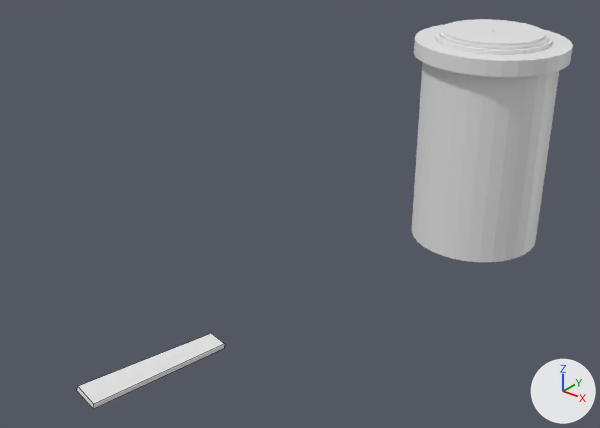
An edit to the Blender file Blender/AstronomersBar/AstronomersBar.blend, drawn before and after from the same camera.
One viewpoint serves both versions: a camera (50 mm lens) standing at (24.6, -51.6, 28.5) and looking at (-6.9, -12.2, 4.1). The axes (+X, +Y, +Z) are drawn at lower right. The lights are the same throughout. The first picture is the older version. Mesh edges are drawn as thin lines on the coarser meshes.
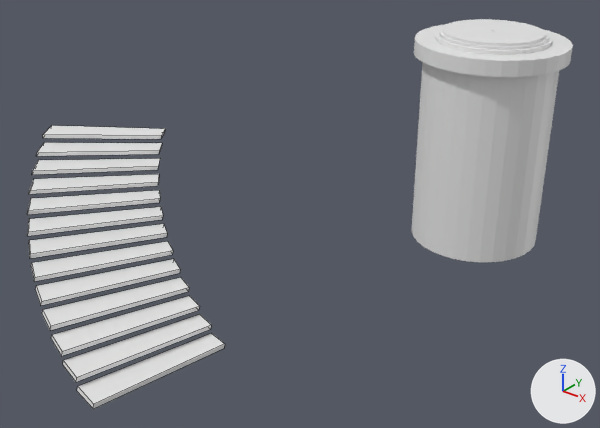
What differs and where, as boxes [x1, y1, x2, y2] in the pictures (600 x 428 px):
'Circle', reshaped, modifiers changed, rescaled (34% wider, 270% taller): before [77, 333, 225, 409]; after [27, 125, 225, 409]

Edits to the bpy script that builds the scene:
```text
Change me_circle_005:
    used by ob_circle; location = (0.0, 0.0, 0.0); scale = (-103.0, -103.0, -103.0)
    remove me_circle_005.from_pydata(...)  # 8 vertices, 6 faces; spans x 0.0414..0.0758, y 0.2147..0.2994, z -0.0027..0.0
    add me_circle_005.from_pydata(...)  # 8 vertices, 6 faces; spans x -7.8272..-4.2759, y -30.916..-22.1661, z 0.0..0.2773
    me_circle_005 part 1
    me_circle_005.vertices[0].co: (0.0758, 0.2952, 0.0) -> (-7.8272, -30.4847, 0.0)  # pixel (76, 390)
    me_circle_005.vertices[1].co: (0.0571, 0.2994, 0.0) -> (-5.8976, -30.916, 0.0)  # pixel (93, 408)
    me_circle_005.vertices[2].co: (0.055, 0.2147, -0.0027) -> (-5.6835, -22.1661, 0.2773)  # pixel (211, 333)
    me_circle_005.vertices[3].co: (0.0414, 0.2177, -0.0027) -> (-4.2759, -22.4808, 0.2773)  # pixel (224, 343)
    me_circle_005.vertices[4].co: (0.0553, 0.2154, 0.0) -> (-5.7095, -22.2372, 0.0)
    me_circle_005.vertices[5].co: (0.0417, 0.2184, 0.0) -> (-4.302, -22.5518, 0.0)  # pixel (224, 348)
    me_circle_005.vertices[6].co: (0.0755, 0.2945, -0.0027) -> (-7.8011, -30.4137, 0.2773)  # pixel (77, 386)
    me_circle_005.vertices[7].co: (0.0569, 0.2987, -0.0027) -> (-5.8715, -30.845, 0.2773)  # pixel (93, 404)
Change ob_circle:
    ob_circle.scale: (-103.0, -103.0, -103.0) -> (1.0, 1.0, 1.0)
    add _m = ob_circle.modifiers.new('Array', 'ARRAY')
    add _m.count = 13
    add _m.use_constant_offset = True
    add _m.constant_offset_displace = (0.0, 0.0, 0.61)
    add _m.use_relative_offset = False
    add _m.use_object_offset = True
    add _m.offset_object = ob_empty_001
Add ob_empty_001:
    ob_empty_001 = bpy.data.objects.new('Empty.001', None)
    ob_empty_001.location = (0.0, 0.0, 0.0)
    ob_empty_001.rotation_euler = (0.0, 0.0, -0.0605)  # degrees (0, 0, -3.5)
```
